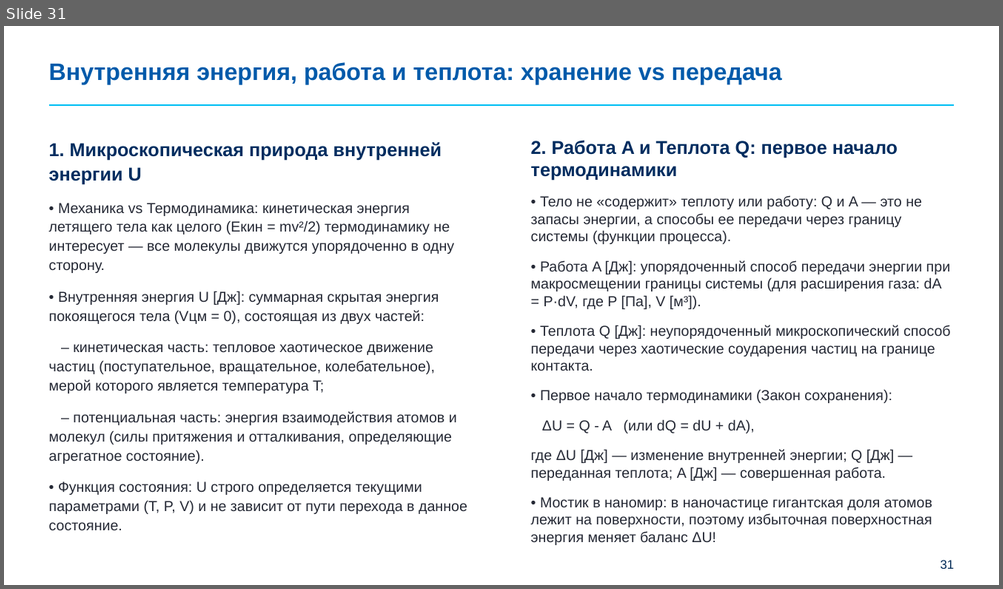
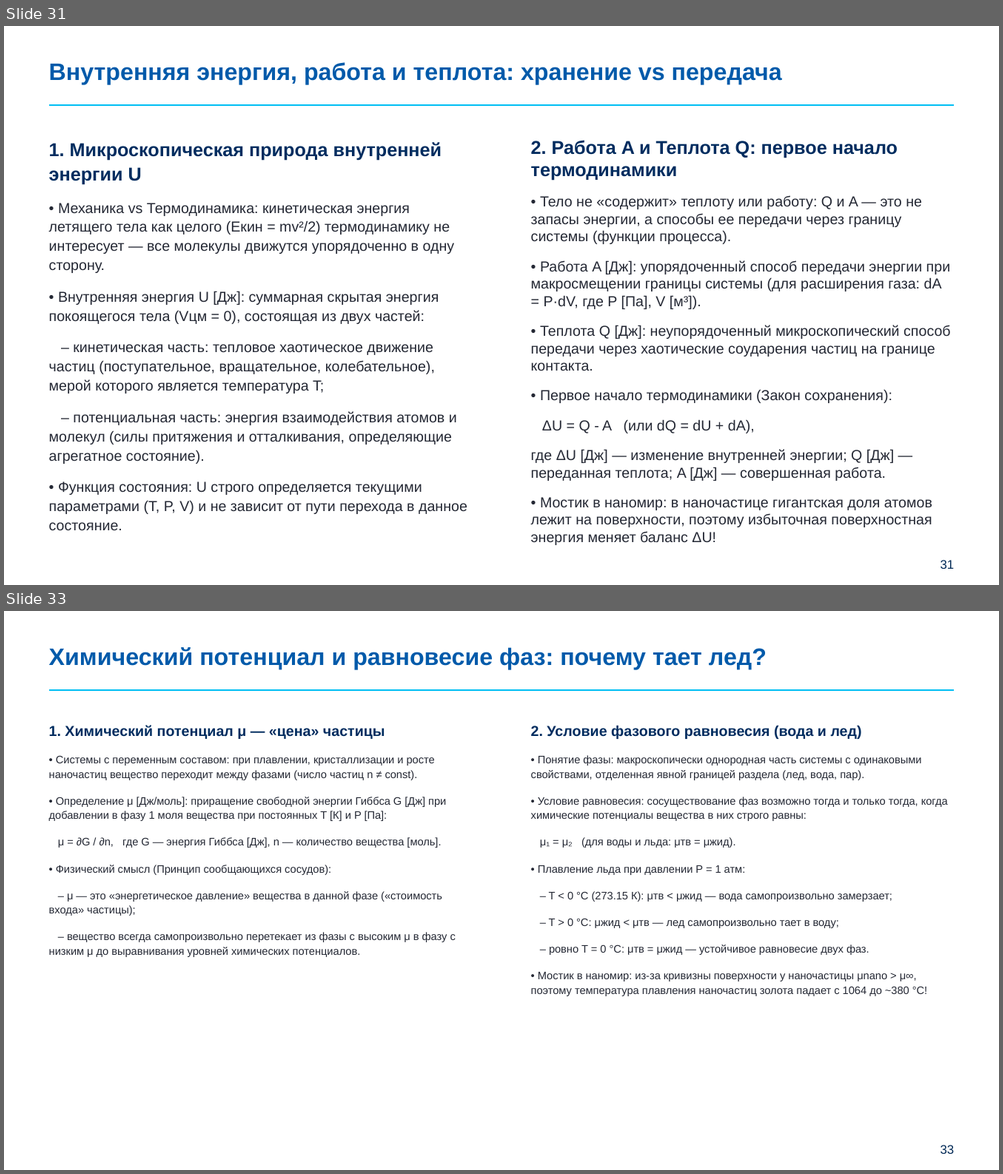
Before and after one commit to brattri3/nanophysics-course, a slide deck: course_materials/semester_4/lectures/lecture_02_thermodynamics_master_layouts.pptx. Shown one above the other, each under a label of ours: slide 31 before the commit, slides 31 and 33 after it; the slides between them are not shown. The pictures are 1003x589 and 1003x1174 pixels, drawn with LibreOffice and Linux fonts; fonts in the diff are those of the drawing; background and template pictures are left out. Boxes give left, top, right and bottom in pixels: in the first picture for what was removed or moved away, otherwise in the second. Text is boxed around its words. In the diff, an @@ line names an element or a change of style, - is before the commit and + after.

Commit message:
Add slide 33: Chemical potential mu and phase equilibrium condition (ice at 0 C)

```diff
--- a/course_materials/semester_4/lectures/lecture_02_thermodynamics_master_layouts.pptx
+++ b/course_materials/semester_4/lectures/lecture_02_thermodynamics_master_layouts.pptx
@@ slide 33 added at (4,611,999,1170), background #FFFFFF; not listed: 2 template elements that a slide beside it also shows @@
@@ title added at (49,647,766,670), 23 pt, text #005AAA, bold @@
+Химический потенциал и равновесие фаз: почему тает лед?
@@ text added at (49,725,455,957), 10.5 pt, text #242834 @@
+1. Химический потенциал μ — «цена» частицы
+• Системы с переменным составом: при плавлении, кристаллизации и росте наночастиц вещество переходит между фазами (число частиц n ≠ const).
+• Определение μ [Дж/моль]: приращение свободной энергии Гиббса G [Дж] при добавлении в фазу 1 моля вещества при постоянных T [К] и P [Па]:
+μ = ∂G / ∂n, где G — энергия Гиббса [Дж], n — количество вещества [моль].
+• Физический смысл (Принцип сообщающихся сосудов):
+– μ — это «энергетическое давление» вещества в данной фазе («стоимость входа» частицы);
+– вещество всегда самопроизвольно перетекает из фазы с высоким μ в фазу с низким μ до выравнивания уровней химических потенциалов.
@@ text added at (531,725,948,997), 10.5 pt, text #242834 @@
+2. Условие фазового равновесия (вода и лед)
+• Понятие фазы: макроскопически однородная часть системы с одинаковыми свойствами, отделенная явной границей раздела (лед, вода, пар).
+• Условие равновесия: сосуществование фаз возможно тогда и только тогда, когда химические потенциалы вещества в них строго равны:
+μ₁ = μ₂ (для воды и льда: μтв = μжид).
+• Плавление льда при давлении P = 1 атм:
+– T < 0 °C (273.15 К): μтв < μжид — вода самопроизвольно замерзает;
+– T > 0 °C: μжид < μтв — лед самопроизвольно тает в воду;
+– ровно T = 0 °C: μтв = μжид — устойчивое равновесие двух фаз.
+• Мостик в наномир: из-за кривизны поверхности у наночастицы μnano > μ∞, поэтому температура плавления наночастиц золота падает с 1064 до ~380 °C!
```
Also in this commit, not shown: 1 slide changed, 1 other file.
